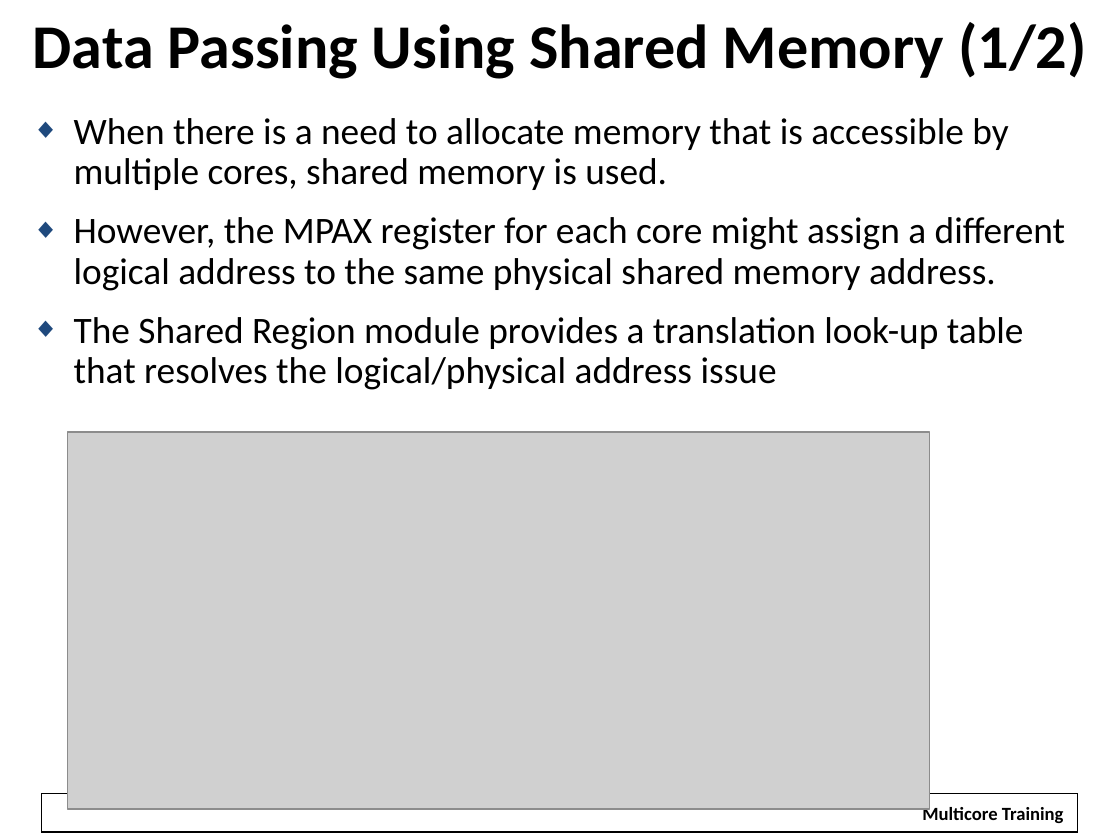
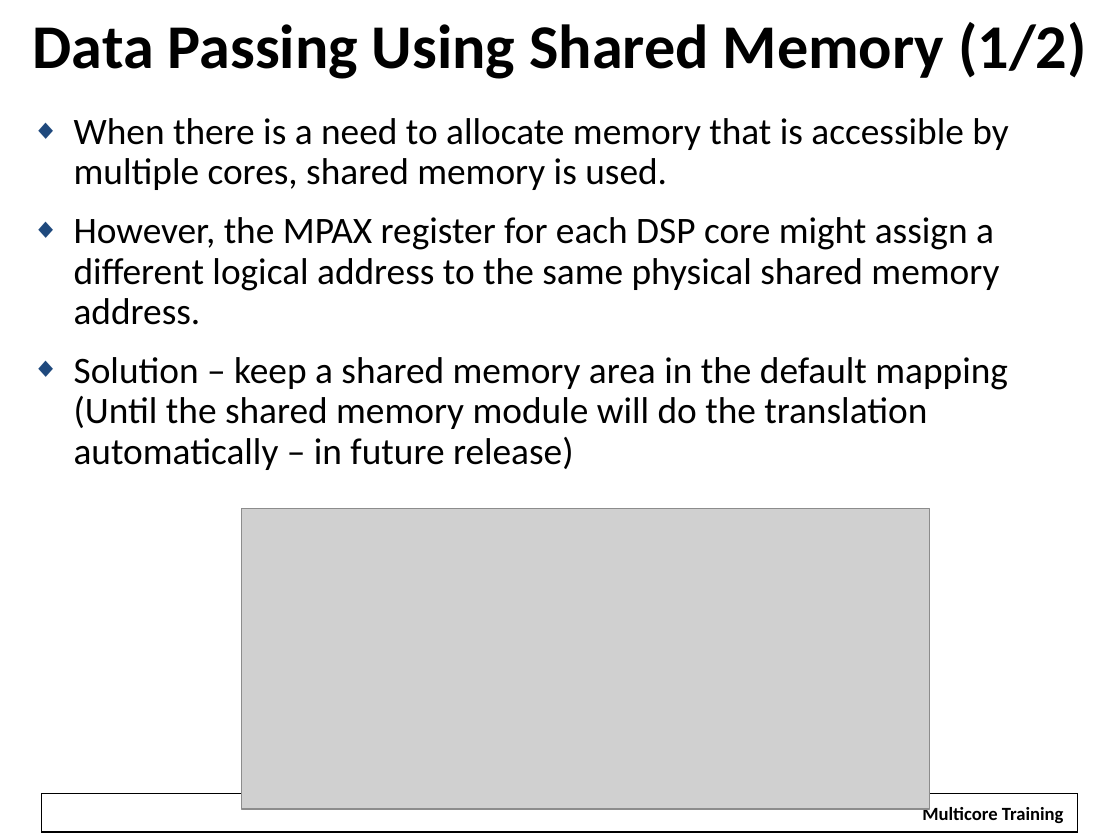
Before and after one commit to hari1989/keystone-workshop, a slide deck: slide 15 of preliminary/Working/presentations/KeyStoneII_ IPC.pptx (slide 16 before the commit). Drawn at 1120x840 pixels with LibreOffice and Linux fonts; fonts in the diff are those of the drawing; grey boxes stand for pictures; background and template pictures are left out. Boxes give left, top, right and bottom in pixels: in the first picture for what was removed or moved away, otherwise in the second. Text is boxed around its words. In the diff, an @@ line names an element or a change of style, - is before the commit and + after.

```diff
--- a/preliminary/Working/presentations/KeyStoneII_ IPC.pptx
+++ b/preliminary/Working/presentations/KeyStoneII_ IPC.pptx
@@ text at bbox=[74, 217, 1008, 470]: text changed @@
-◆ However, the MPAX register for each core might assign a different logical address to the same physical shared memory address.
-◆ The Shared Region module provides a translation look-up table that resolves the logical/physical address issue
+◆ However, the MPAX register for each DSP core might assign a different logical address to the same physical shared memory address.
+◆ Solution – keep a shared memory area in the default mapping (Until the shared memory module will do the translation automatically – in future release)
@@ picture: place and size @@
-picture at bbox=[67, 432, 930, 810]
+picture at bbox=[242, 508, 930, 810]
```
Also in this commit, not shown: 15 other slides changed, 7 slides removed.
